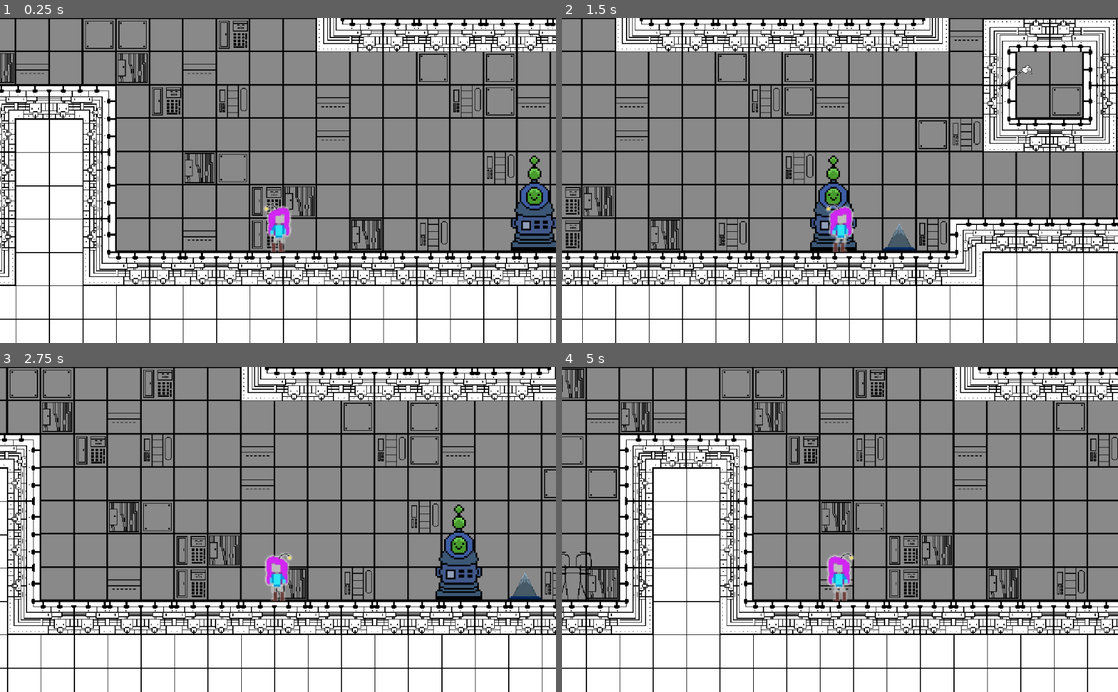
Above: before the commit, frames 1-4 (two rows, left to right).
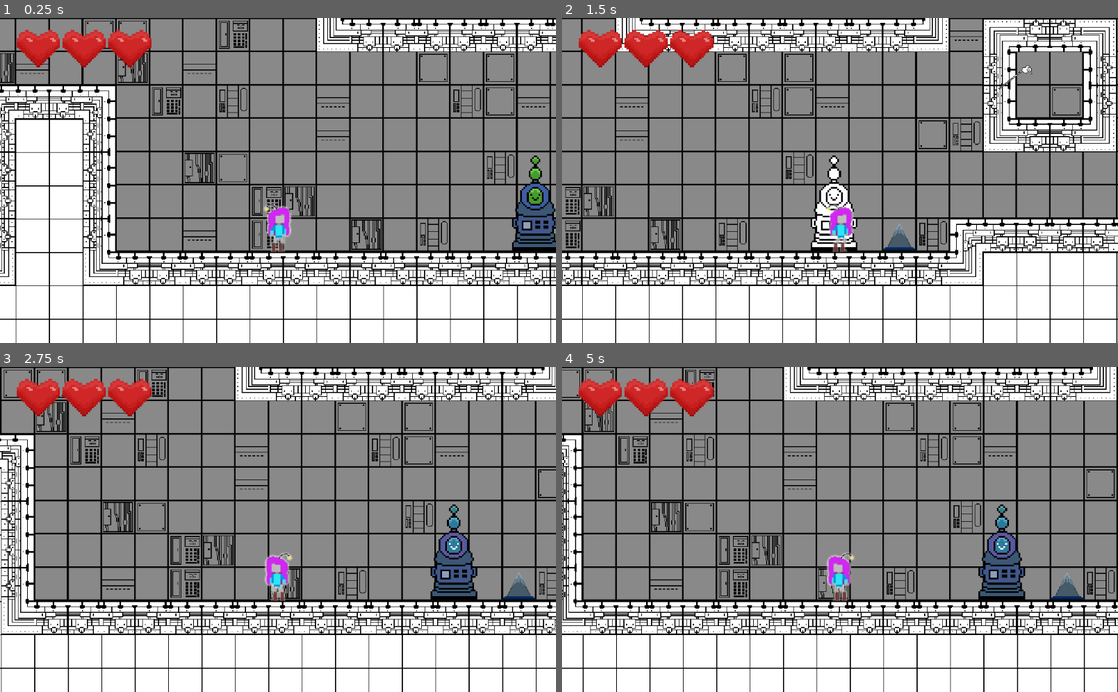
Above: after the commit, the same moments.

Repository: jaaaank/beepboop
Game: Godot game, scene res://src/Scenes/TestLevel.tscn
Two runs of this game, one before a commit and one after it. Both use one fixed random seed, a clock stepped at 60 frames per second and the inputs below.
Inputs (mouse positions are in pixels of both pictures, inside the frame that each line leads up to):
- Up to frame 1 (0.25 s): no input
- Up to frame 2 (1.5 s): tap Enter at 0.5 s; move the mouse to (962, 164) at 0.52 s; hold D (moveRight) from 0.53 s (still down); tap 1 (1) at 0.6 s; tap Space (jump) at 0.77 s; tap 2 (2) at 0.8, 1.35 s; move the mouse to (728, 196) at 1.27 s
- Up to frame 3 (2.75 s): tap Space (jump) at 1.52 s; tap 3 (3) at 1.55, 2.1 s; move the mouse to (333, 458) at 2.02 s; release D (moveRight) at 2.03 s; hold Left (moveLeft) from 2.03 s (still down); tap 1 (1) at 2.3 s
- Up to frame 4 (5 s): move the mouse to (812, 594) at 2.77 s; release Left (moveLeft) at 2.78 s; hold D (moveRight) 2.78-4.28 s; tap 1 (1) at 2.85, 4.55 s; tap Space (jump) at 3.02, 3.77, 4.52 s; tap 2 (2) at 3.05, 3.6 s; move the mouse to (1006, 578) at 3.52 s; tap 3 (3) at 3.8, 4.35 s; move the mouse to (673, 480) at 4.27 s; hold Left (moveLeft) from 4.28 s (still down)

The runs differ from the first frame. In frame 1, 2.1% of the frame differs, in the area x 3-100%, y 3-72%; in frame 2, 2.7%; in frame 3, 23%; in frame 4, 37%, in the area x 0-100%, y 0-100%.

Commit message:
hearts and stuff

Diff:
--- a/src/Actors/BeepBoop.tscn
+++ b/src/Actors/BeepBoop.tscn
@@ -1,10 +1,11 @@
-[gd_scene load_steps=7 format=2]
+[gd_scene load_steps=8 format=2]
 
 [ext_resource path="res://Assets/Art/bipbop.png" type="Texture" id=1]
 [ext_resource path="res://src/Scripts/Player.gd" type="Script" id=2]
 [ext_resource path="res://Assets/Art/gun.png" type="Texture" id=3]
 [ext_resource path="res://src/Scripts/gun.gd" type="Script" id=4]
 [ext_resource path="res://src/Actors/BeepBullet.tscn" type="PackedScene" id=5]
+[ext_resource path="res://Assets/Art/BigMode_Hearti.png" type="Texture" id=6]
 
 [sub_resource type="RectangleShape2D" id=1]
 extents = Vector2( 13.5, 31 )
@@ -12,7 +13,6 @@
 [node name="BeepBoop" type="KinematicBody2D"]
 collision_mask = 28
 script = ExtResource( 2 )
-health = 5.0
 
 [node name="Sprite" type="Sprite" parent="."]
 scale = Vector2( 0.525641, 0.53233 )
@@ -53,4 +53,29 @@
 
 [node name="UI" type="CanvasLayer" parent="."]
 
+[node name="Control" type="Control" parent="UI"]
+margin_right = 1024.0
+margin_bottom = 600.0
+
+[node name="Node2D" type="Node2D" parent="UI/Control"]
+scale = Vector2( 1.2, 1.2 )
+
+[node name="onehp" type="Sprite" parent="UI/Control/Node2D"]
+position = Vector2( 59, 47 )
+scale = Vector2( 3, 3 )
+texture = ExtResource( 6 )
+hframes = 2
+
+[node name="twohp" type="Sprite" parent="UI/Control/Node2D"]
+position = Vector2( 129.167, 47 )
+scale = Vector2( 3, 3 )
+texture = ExtResource( 6 )
+hframes = 2
+
+[node name="threehp" type="Sprite" parent="UI/Control/Node2D"]
+position = Vector2( 199.167, 47 )
+scale = Vector2( 3, 3 )
+texture = ExtResource( 6 )
+hframes = 2
+
 [connection signal="timeout" from="GUN/cooldowntimer" to="GUN" method="_on_cooldowntimer_timeout"]
--- a/src/Actors/ModeSwitcher.tscn
+++ b/src/Actors/ModeSwitcher.tscn
@@ -1,25 +1,62 @@
-[gd_scene load_steps=4 format=2]
+[gd_scene load_steps=6 format=2]
 
 [ext_resource path="res://src/Scripts/ModeSwitcher.gd" type="Script" id=1]
 [ext_resource path="res://Assets/Art/BigMode_Checkpoint.png" type="Texture" id=2]
 
 [sub_resource type="RectangleShape2D" id=1]
-extents = Vector2( 14, 28.25 )
+extents = Vector2( 14, 27.25 )
+
+[sub_resource type="Animation" id=3]
+length = 0.001
+tracks/0/type = "value"
+tracks/0/path = NodePath("Sprite:frame")
+tracks/0/interp = 1
+tracks/0/loop_wrap = true
+tracks/0/imported = false
+tracks/0/enabled = true
+tracks/0/keys = {
+"times": PoolRealArray( 0 ),
+"transitions": PoolRealArray( 1 ),
+"update": 0,
+"values": [ 0 ]
+}
+
+[sub_resource type="Animation" id=2]
+resource_name = "activate"
+length = 0.5
+step = 0.075
+tracks/0/type = "value"
+tracks/0/path = NodePath("Sprite:frame")
+tracks/0/interp = 1
+tracks/0/loop_wrap = true
+tracks/0/imported = false
+tracks/0/enabled = true
+tracks/0/keys = {
+"times": PoolRealArray( 0, 0.075, 0.15, 0.225, 0.3, 0.375, 0.45 ),
+"transitions": PoolRealArray( 1, 1, 1, 1, 1, 1, 1 ),
+"update": 1,
+"values": [ 0, 1, 2, 1, 2, 1, 2 ]
+}
 
 [node name="ModeSwitcher" type="Area2D"]
 collision_layer = 32
 script = ExtResource( 1 )
 
 [node name="CollisionShape2D" type="CollisionShape2D" parent="."]
-position = Vector2( 0, -28.75 )
+position = Vector2( 0, -27.75 )
 shape = SubResource( 1 )
 
 [node name="Sprite" type="Sprite" parent="."]
 position = Vector2( 0, -26 )
 texture = ExtResource( 2 )
+hframes = 3
 
 [node name="point" type="Node2D" parent="."]
 position = Vector2( 0, -50 )
 
+[node name="AnimationPlayer" type="AnimationPlayer" parent="."]
+anims/RESET = SubResource( 3 )
+anims/activate = SubResource( 2 )
+
 [connection signal="body_entered" from="." to="." method="_on_ModeSwitcher_body_entered"]
 [connection signal="body_exited" from="." to="." method="_on_ModeSwitcher_body_exited"]
--- a/src/Scenes/TestLevel.tscn
+++ b/src/Scenes/TestLevel.tscn
@@ -359,7 +359,7 @@
 tile_data = PoolIntArray( -655358, 10, 0, -655357, 6, 0, -655355, 6, 0, -655353, 6, 0, -655351, 6, 0, -655349, 12, 0, - …(7547 unchanged characters)…
 
 [node name="ModeSwitcher" parent="." instance=ExtResource( 2 )]
-position = Vector2( 341, -2 )
+position = Vector2( 342, -7 )
 scale = Vector2( 2, 2 )
 
 [node name="BeepBoop" parent="." instance=ExtResource( 1 )]
--- a/src/Scripts/ModeSwitcher.gd
+++ b/src/Scripts/ModeSwitcher.gd
@@ -1,5 +1,4 @@
 extends Area2D
-
 
 var canswitch: bool = false
 var player
@@ -14,7 +13,9 @@
 
 func _on_ModeSwitcher_body_entered(body):
 	player = body
-	player.respawnpoint = $point.global_position
+	if player.respawnpoint != $point.global_position:
+		player.respawnpoint = $point.global_position
+		$AnimationPlayer.play("activate")
 	canswitch = true
 
 func _on_ModeSwitcher_body_exited(body):
--- a/src/Scripts/Player.gd
+++ b/src/Scripts/Player.gd
@@ -14,9 +14,12 @@
 onready var AnimP: = $AnimationPlayer
 onready var AudioHurt = $PlayerHurt
 onready var AudioDeath = $PlayerDead
+onready var onehp: Sprite = $UI/Control/Node2D/onehp
+onready var twohp: Sprite = $UI/Control/Node2D/twohp
+onready var threehp: Sprite = $UI/Control/Node2D/threehp
 
 func ready():
-	health = 5
+	health = 3
 
 func _physics_process(_delta: float):
 	var is_jump_interrupted: = Input.is_action_just_released("jump") and _velocity.y < 0.0
@@ -54,6 +57,7 @@
 
 func damage(dmg):
 	health -=dmg
+	updateinterface()
 	print("beepdamaged")
 	if health <= 0:
 		die()
@@ -86,4 +90,21 @@
 
 func die():
 	position = respawnpoint
+	health = 3
+	updateinterface()
 	#queue_free()
+
+func updateinterface():
+	match health:
+		3.0:
+			onehp.frame = 0
+			twohp.frame = 0
+			threehp.frame = 0
+		2.0:
+			onehp.frame = 0
+			twohp.frame = 0
+			threehp.frame = 1
+		1.0:
+			onehp.frame = 0
+			twohp.frame = 1
+			threehp.frame = 1
Binary file changed: Assets/Art/BigMode_Checkpoint.png
Binary file added: Assets/Art/BigMode_Hearti.png
Not shown, added: Assets/Art/BigMode_Hearti.png.import
